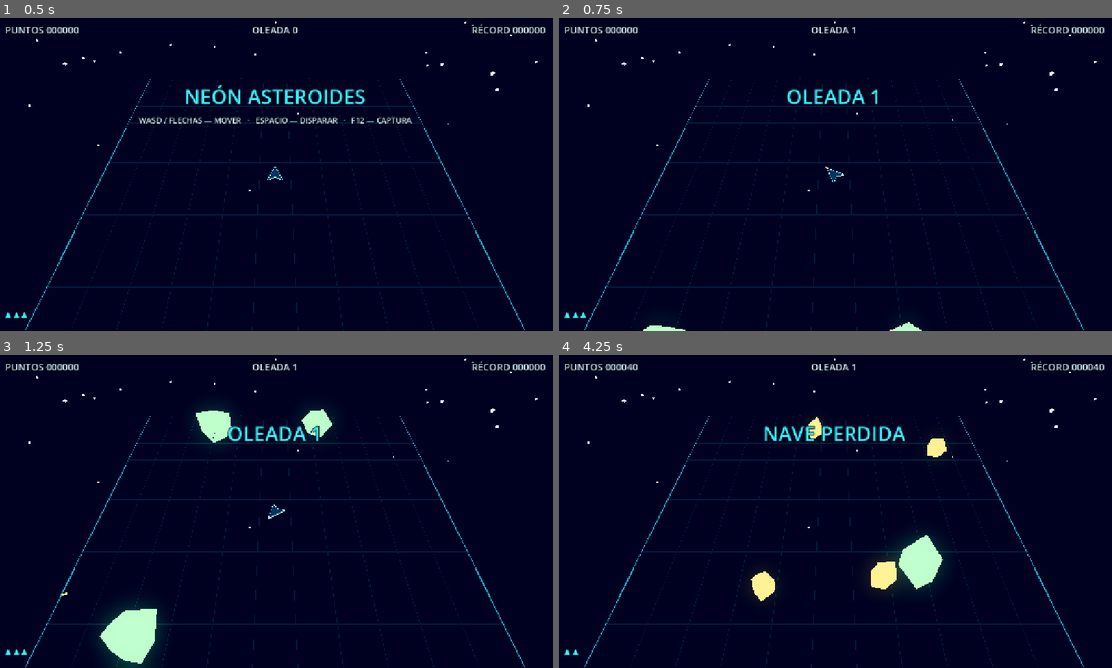
Above: before the commit, frames 1-4 (two rows, left to right).
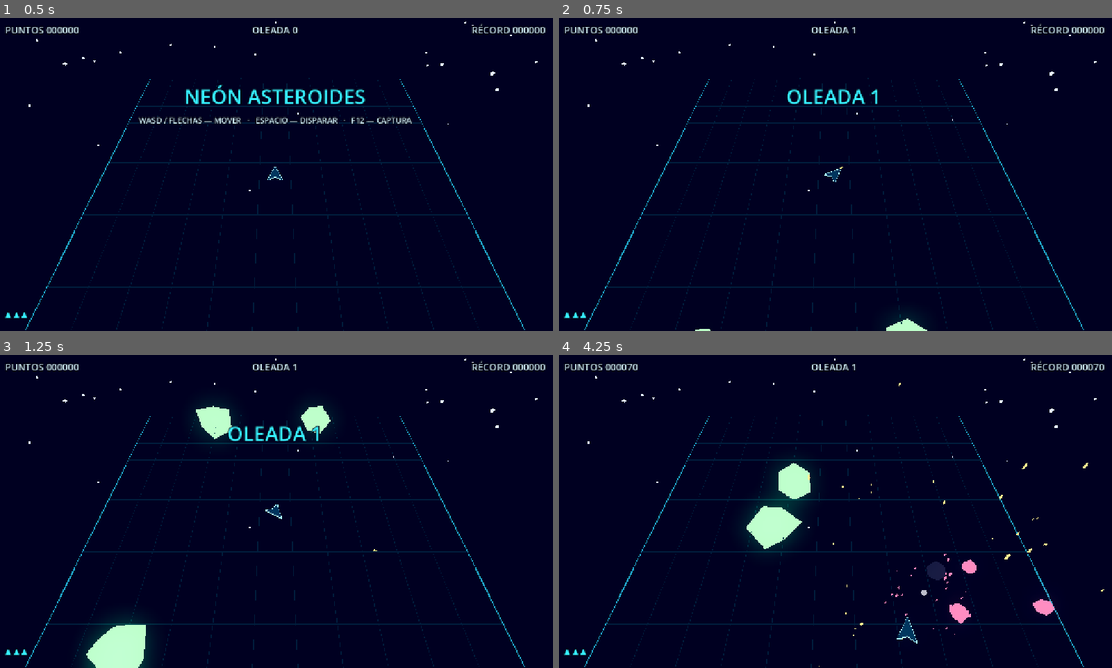
Above: after the commit, the same moments.

Repository: JCDentonCore/neon-asteroids
Game: Godot game, scene res://scenes/main.tscn
The game is run twice, just before and just after one commit, with the same random seed, the same clock (stepped at 60 frames per second) and the same inputs.
Inputs:
- Up to frame 1 (0.5 s): no input
- Up to frame 2 (0.75 s): tap Enter (iniciar, bound only after the commit) at 0.5 s; hold D (derecha, bound only after the commit) from 0.53 s (still down); hold Space (disparar, bound only after the commit) from 0.53 s (still down)
- Up to frame 3 (1.25 s): keep holding D (derecha, bound only after the commit); keep holding Space (disparar, bound only after the commit); tap Enter (iniciar, bound only after the commit) at 0.8 s
- Up to frame 4 (4.25 s): release D (derecha, bound only after the commit) at 1.28 s; release Space (disparar, bound only after the commit) at 1.28 s; hold A (izquierda, bound only after the commit) 1.28-2.03 s; tap Enter (iniciar, bound only after the commit) at 1.35, 2.3, 2.85, 3.8 s; tap Space (disparar, bound only after the commit) at 1.55, 3.05 s; hold D (derecha, bound only after the commit) 2.03-2.78 s; hold Space (disparar, bound only after the commit) 2.03-2.78 s; hold W (adelante, bound only after the commit) 2.78-3.53 s; hold A (izquierda, bound only after the commit) from 3.53 s (still down); hold Space (disparar, bound only after the commit) from 3.53 s (still down)

Frame 1 is identical in both runs. In frame 2, 0.2% of the frame differs, in the area x 15-67%, y 47-100%; in frame 3, 1.5%; in frame 4, 5.7%, in the area x 3-99%, y 2-100%.

Commit message:
Fusiona fork de Fabiosarts: audio, InputMap y ajustes de velocidad
- Audio: laserShoot/trust/explosion1 (cargado via recurso importado,
  compatible con el binario exportado en Godot 4.7.2)
- explosion1.wav: corregido header RIFF (tamano de datos impar)
- InputMap: acciones izquierda/derecha/adelante/disparar/iniciar
  (teclado + mando)
- Velocidad nave: THRUST 50 / MAX_SPEED 100 / bala 215 (ritmo mas lento)
- Rocas: tamanos y puntos ajustados
- README: creditos a Fabiosarts + controles actualizados

Diff:
--- a/project.godot
+++ b/project.godot
@@ -18,6 +18,44 @@
 window/stretch/mode="canvas_items"
 window/stretch/aspect="expand"
 
+[input]
+
+izquierda={
+"deadzone": 0.2,
+"events": [Object(InputEventKey,"resource_local_to_scene":false,"resource_name":"","device":-1,"window_id":0,"alt_pressed":false,"shift_pressed":false,"ctrl_pressed":false,"meta_pressed":false,"pressed":false,"keycode":0,"physical_keycode":65,"key_label":0,"unicode":97,"location":0,"echo":false,"script":null)
+, Object(InputEventKey,"resource_local_to_scene":false,"resource_name":"","device":-1,"window_id":0,"alt_pressed":false,"shift_pressed":false,"ctrl_pressed":false,"meta_pressed":false,"pressed":false,"keycode":0,"physical_keycode":4194319,"key_label":0,"unicode":0,"location":0,"echo":false,"script":null)
+, Object(InputEventJoypadButton,"resource_local_to_scene":false,"resource_name":"","device":-1,"button_index":13,"pressure":0.0,"pressed":true,"script":null)
+, Object(InputEventJoypadMotion,"resource_local_to_scene":false,"resource_name":"","device":-1,"axis":0,"axis_value":-1.0,"script":null)
+]
+}
+derecha={
+"deadzone": 0.2,
+"events": [Object(InputEventKey,"resource_local_to_scene":false,"resource_name":"","device":-1,"window_id":0,"alt_pressed":false,"shift_pressed":false,"ctrl_pressed":false,"meta_pressed":false,"pressed":false,"keycode":0,"physical_keycode":68,"key_label":0,"unicode":100,"location":0,"echo":false,"script":null)
+, Object(InputEventKey,"resource_local_to_scene":false,"resource_name":"","device":-1,"window_id":0,"alt_pressed":false,"shift_pressed":false,"ctrl_pressed":false,"meta_pressed":false,"pressed":false,"keycode":0,"physical_keycode":4194321,"key_label":0,"unicode":0,"location":0,"echo":false,"script":null)
+, Object(InputEventJoypadButton,"resource_local_to_scene":false,"resource_name":"","device":-1,"button_index":14,"pressure":0.0,"pressed":true,"script":null)
+, Object(InputEventJoypadMotion,"resource_local_to_scene":false,"resource_name":"","device":-1,"axis":0,"axis_value":1.0,"script":null)
+]
+}
+adelante={
+"deadzone": 0.2,
+"events": [Object(InputEventKey,"resource_local_to_scene":false,"resource_name":"","device":-1,"window_id":0,"alt_pressed":false,"shift_pressed":false,"ctrl_pressed":false,"meta_pressed":false,"pressed":false,"keycode":0,"physical_keycode":87,"key_label":0,"unicode":119,"location":0,"echo":false,"script":null)
+, Object(InputEventKey,"resource_local_to_scene":false,"resource_name":"","device":-1,"window_id":0,"alt_pressed":false,"shift_pressed":false,"ctrl_pressed":false,"meta_pressed":false,"pressed":false,"keycode":0,"physical_keycode":4194320,"key_label":0,"unicode":0,"location":0,"echo":false,"script":null)
+, Object(InputEventJoypadMotion,"resource_local_to_scene":false,"resource_name":"","device":-1,"axis":4,"axis_value":1.0,"script":null)
+]
+}
+disparar={
+"deadzone": 0.2,
+"events": [Object(InputEventKey,"resource_local_to_scene":false,"resource_name":"","device":-1,"window_id":0,"alt_pressed":false,"shift_pressed":false,"ctrl_pressed":false,"meta_pressed":false,"pressed":false,"keycode":0,"physical_keycode":32,"key_label":0,"unicode":32,"location":0,"echo":false,"script":null)
+, Object(InputEventJoypadMotion,"resource_local_to_scene":false,"resource_name":"","device":-1,"axis":5,"axis_value":1.0,"script":null)
+]
+}
+iniciar={
+"deadzone": 0.2,
+"events": [Object(InputEventKey,"resource_local_to_scene":false,"resource_name":"","device":-1,"window_id":0,"alt_pressed":false,"shift_pressed":false,"ctrl_pressed":false,"meta_pressed":false,"pressed":false,"keycode":0,"physical_keycode":4194309,"key_label":0,"unicode":0,"location":0,"echo":false,"script":null)
+, Object(InputEventJoypadButton,"resource_local_to_scene":false,"resource_name":"","device":-1,"button_index":6,"pressure":0.0,"pressed":true,"script":null)
+]
+}
+
 [rendering]
 
 renderer/rendering_method="forward_plus"
--- a/scripts/explosion.gd
+++ b/scripts/explosion.gd
@@ -8,11 +8,13 @@
 var _t := 0.0
 var _flash: MeshInstance3D = null
 var _flash_mat: StandardMaterial3D = null
+var _explosion_snd: AudioStreamPlayer = null
 
 
 func _ready() -> void:
 	_build_particles()
 	_build_flash()
+	_build_audio()
 
 
 func _build_particles() -> void:
@@ -57,6 +59,13 @@
 	_flash.material_override = _flash_mat
 	add_child(_flash)
 
+func _build_audio() -> void:
+	_explosion_snd = AudioStreamPlayer.new()
+	_explosion_snd.stream = load("res://sounds/explosion1.wav") as AudioStreamWAV
+	_explosion_snd.autoplay = true
+	_explosion_snd.volume_linear = 0.3
+	_explosion_snd.pitch_scale = randf_range(0.9, 1.1)
+	add_child(_explosion_snd)
 
 func _process(delta: float) -> void:
 	_t += delta
--- a/scripts/g.gd
+++ b/scripts/g.gd
@@ -7,9 +7,9 @@
 # 0 = big, 1 = medium, 2 = small
 const ROCK_RADII := [6.5, 3.8, 2.0]
 const ROCK_SPEEDS := [
-	[18.0, 38.0],
-	[30.0, 60.0],
-	[55.0, 95.0],
+	[18.0, 22.0],
+	[30.0, 35.0],
+	[40.0, 50.0],
 ]
 const ROCK_COLORS := [
 	Color(0.30, 1.0, 0.53),
--- a/scripts/main.gd
+++ b/scripts/main.gd
@@ -31,6 +31,8 @@
 var _msg_label: Label = null
 var _sub_label: Label = null
 
+var _fire_snd: AudioStreamPlayer = null
+
 
 func _ready() -> void:
 	var args := OS.get_cmdline_user_args()
@@ -47,12 +49,23 @@
 	ship.reset(Vector3.ZERO, -PI / 2.0)
 	ship.alive = false
 	ship.autopilot = _auto
+	_build_audio()
 
 	_update_hud()
 	_set_message("NEÓN ASTEROIDES", "WASD / FLECHAS — MOVER   ·   ESPACIO — DISPARAR   ·   F12 — CAPTURA", 0.0)
 	if _auto:
 		_start_game()
 
+func _build_audio() -> void:
+	_fire_snd = AudioStreamPlayer.new()
+	_fire_snd.volume_linear = 0.2
+	_fire_snd.stream = load("res://sounds/laserShoot.wav") as AudioStreamWAV
+	add_child(_fire_snd)
+
+func _play_fire_snd() -> void:
+	_fire_snd.stop()
+	_fire_snd.pitch_scale = randf_range(0.95, 1.1)
+	_fire_snd.play()
 
 func _physics_process(delta: float) -> void:
 	_t += delta
@@ -60,7 +73,7 @@
 
 	match state:
 		State.TITLE:
-			if Input.is_key_pressed(KEY_ENTER):
+			if Input.is_action_pressed("iniciar"):
 				_start_game()
 		State.PLAY:
 			_check_collisions()
@@ -79,7 +92,7 @@
 					state = State.GAMEOVER
 					_set_message("FIN DE LA PARTIDA", "PUNTOS %06d   ·   PULSA ENTER" % score, 9999.0)
 		State.GAMEOVER:
-			if Input.is_key_pressed(KEY_ENTER):
+			if Input.is_action_pressed("iniciar"):
 				_start_game()
 
 	if _msg_hold > 0.0:
@@ -167,7 +180,7 @@
 		for k in 2:
 			var dir := Vector3(randf_range(-1.0, 1.0), 0.0, randf_range(-1.0, 1.0)).normalized()
 			var speed := randf_range(G.ROCK_SPEEDS[child_idx][0], G.ROCK_SPEEDS[child_idx][1])
-			var child := _spawn_rock(child_idx, pos, r.vel * 0.4 + dir * speed)
+			var child := _spawn_rock(child_idx, pos, r.vel * 0.1 + dir * speed)
 			rocks.append(child)
 	rocks.erase(r)
 	r.queue_free()
@@ -176,6 +189,7 @@
 func _kill_ship() -> void:
 	ship.alive = false
 	ship.visible = false
+	ship.stop_sound()
 	lives -= 1
 	var ex := Explosion.new()
 	ex.color = G.SHIP_COLOR
@@ -243,6 +257,7 @@
 	add_child(b)
 	b.launch(pos, dir, vel)
 	bullets.append(b)
+	_play_fire_snd()
 
 
 # ------------------------------------------------------------- hud
--- a/scripts/ship.gd
+++ b/scripts/ship.gd
@@ -5,9 +5,9 @@
 signal fired(pos: Vector3, dir: Vector3, vel: Vector3)
 
 const ROT_SPEED := 3.6
-const THRUST := 200.0
-const MAX_SPEED := 150.0
-const BULLET_SPEED := 430.0
+const THRUST := 50.0
+const MAX_SPEED := 100.0
+const BULLET_SPEED := 215.0
 const FIRE_COOLDOWN := 0.18
 
 var heading := 0.0  # radians in XZ plane; 0 = +X
@@ -18,11 +18,11 @@
 
 var _cooldown := 0.0
 var _flame: MeshInstance3D = null
-
+var _thrust_snd: AudioStreamPlayer = null
 
 func _ready() -> void:
 	_build_visuals()
-
+	_build_audio()
 
 func reset(pos: Vector3, ang: float) -> void:
 	position = pos
@@ -52,12 +52,12 @@
 		want_thrust = d[1]
 		want_fire = _autopilot_fire()
 	else:
-		if Input.is_key_pressed(KEY_A) or Input.is_key_pressed(KEY_LEFT):
+		if Input.is_action_pressed("izquierda"):
+			want_rot -= 1.0
+		if Input.is_action_pressed("derecha"):
 			want_rot += 1.0
-		if Input.is_key_pressed(KEY_D) or Input.is_key_pressed(KEY_RIGHT):
-			want_rot -= 1.0
-		want_thrust = Input.is_key_pressed(KEY_W) or Input.is_key_pressed(KEY_UP)
-		want_fire = Input.is_key_pressed(KEY_SPACE)
+		want_thrust = Input.is_action_pressed("adelante")
+		want_fire = Input.is_action_pressed("disparar")
 
 	heading += want_rot * ROT_SPEED * delta
 	velocity += heading_dir() * THRUST * delta * (1.0 if want_thrust else 0.0)
@@ -78,6 +78,10 @@
 		var dir := heading_dir()
 		fired.emit(position + dir * 3.6, dir, velocity + dir * BULLET_SPEED)
 
+	if want_thrust and not _thrust_snd.playing:
+		_thrust_snd.play()
+	else: if not want_thrust and _thrust_snd.playing:
+		_thrust_snd.stop()
 
 func _autopilot() -> Array:
 	var target_ang := heading
@@ -162,3 +166,17 @@
 	_flame.position = Vector3(-3.6, 0.0, 0.0)
 	_flame.visible = false
 	add_child(_flame)
+
+func _build_audio() -> void:
+	_thrust_snd = AudioStreamPlayer.new()
+	var wavefile = load("res://sounds/trust.wav") as AudioStreamWAV
+	if wavefile:
+		wavefile.loop_mode = AudioStreamWAV.LOOP_FORWARD
+		wavefile.loop_begin = 0
+		wavefile.loop_end = wavefile.get_length() * wavefile.mix_rate
+		_thrust_snd.stream = wavefile
+		_thrust_snd.pitch_scale = 1.0
+	add_child(_thrust_snd)
+
+func stop_sound() -> void:
+	_thrust_snd.stop()
Not shown, added: sounds/explosion1.wav.import
Not shown, added: sounds/laserShoot.wav.import
Not shown, added: sounds/trust.wav.import
Not shown, changed: README.md
Not shown, added: sounds/explosion1.wav
Not shown, added: sounds/laserShoot.wav
Not shown, added: sounds/trust.wav
